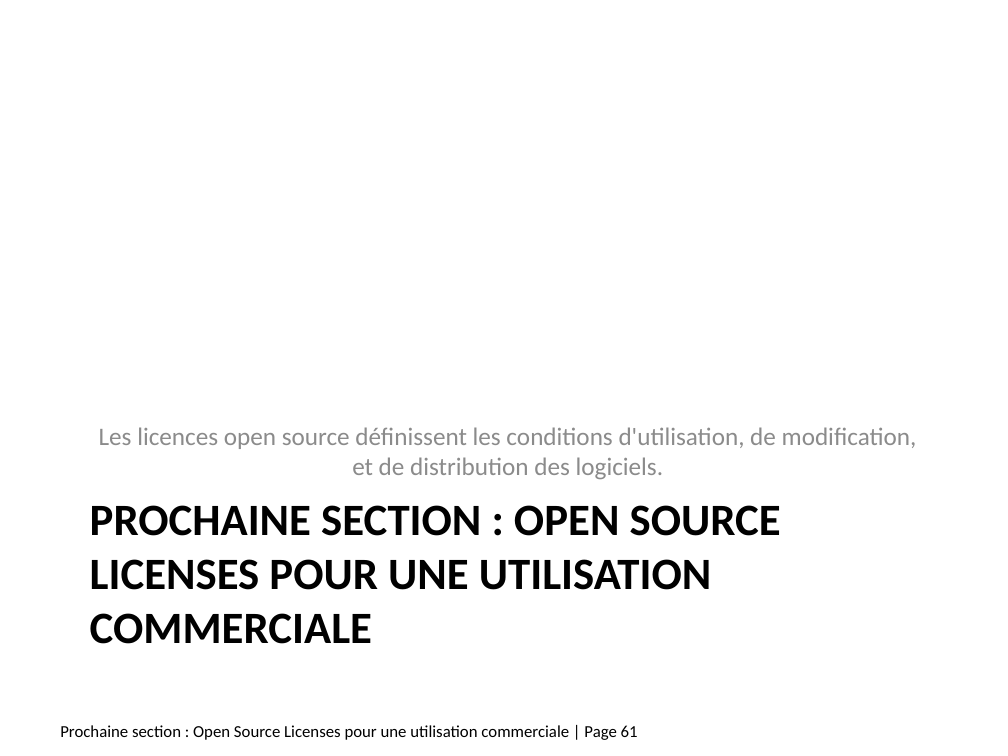
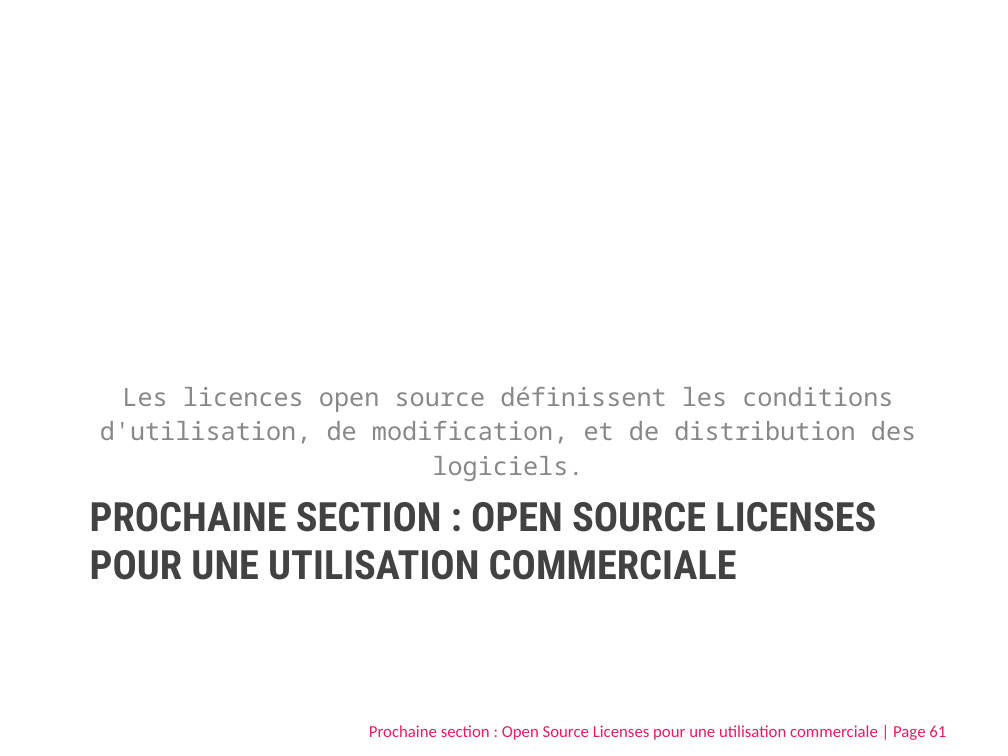
Before and after one commit to Lbelus/CRM_OSINT_COURSE, a slide deck: slide 61 of SWE_essentials/SWE_essentials_fr.pptx. Drawn at 1008x756 pixels with LibreOffice and Linux fonts; fonts in the diff are those of the drawing. Boxes give left, top, right and bottom in pixels: in the first picture for what was removed or moved away, otherwise in the second. Text is boxed around its words. In the diff, an @@ line names an element or a change of style, - is before the commit and + after.

```diff
--- a/SWE_essentials/SWE_essentials_fr.pptx
+++ b/SWE_essentials/SWE_essentials_fr.pptx
@@ text "Les licences open source définissent ..." at (100, 387, 916, 481): font Calibri to Noto Sans Mono, text colour #8C8C8C to #888888; line spacing 1 to 1.15; more space between paragraphs @@
@@ title "PROCHAINE SECTION : OPEN SOURCE ..." at (90, 502, 876, 580): size 32 to 28.8 pt, font Calibri to Roboto Condensed, text colour #000000 to #424242 @@
@@ text "Prochaine section : Open Source ..." at (369, 725, 946, 740): text colour #000000 to #E91D63 @@
```
Also in this commit, not shown: 81 other slides changed, 1 other file.
